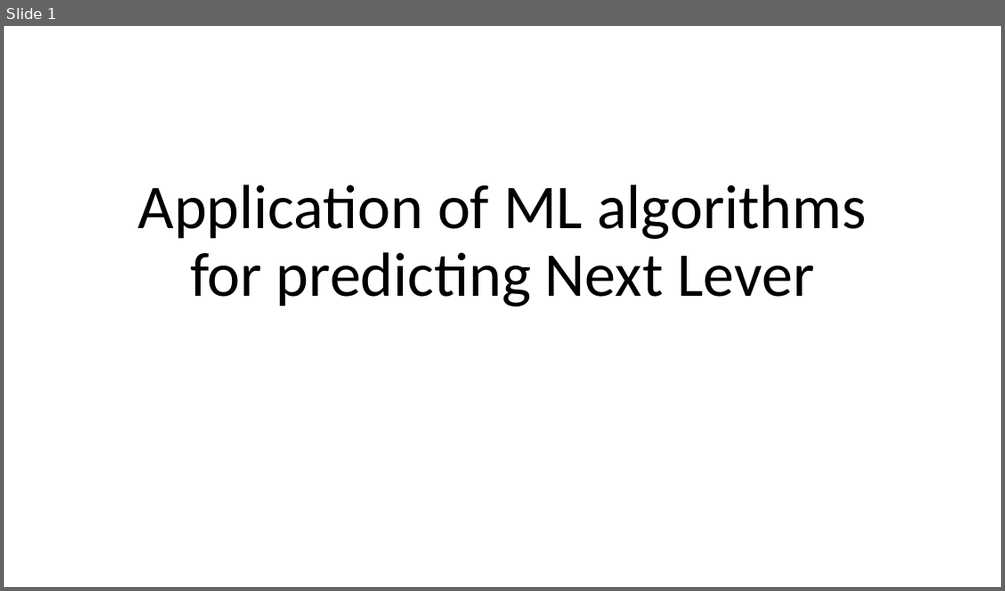
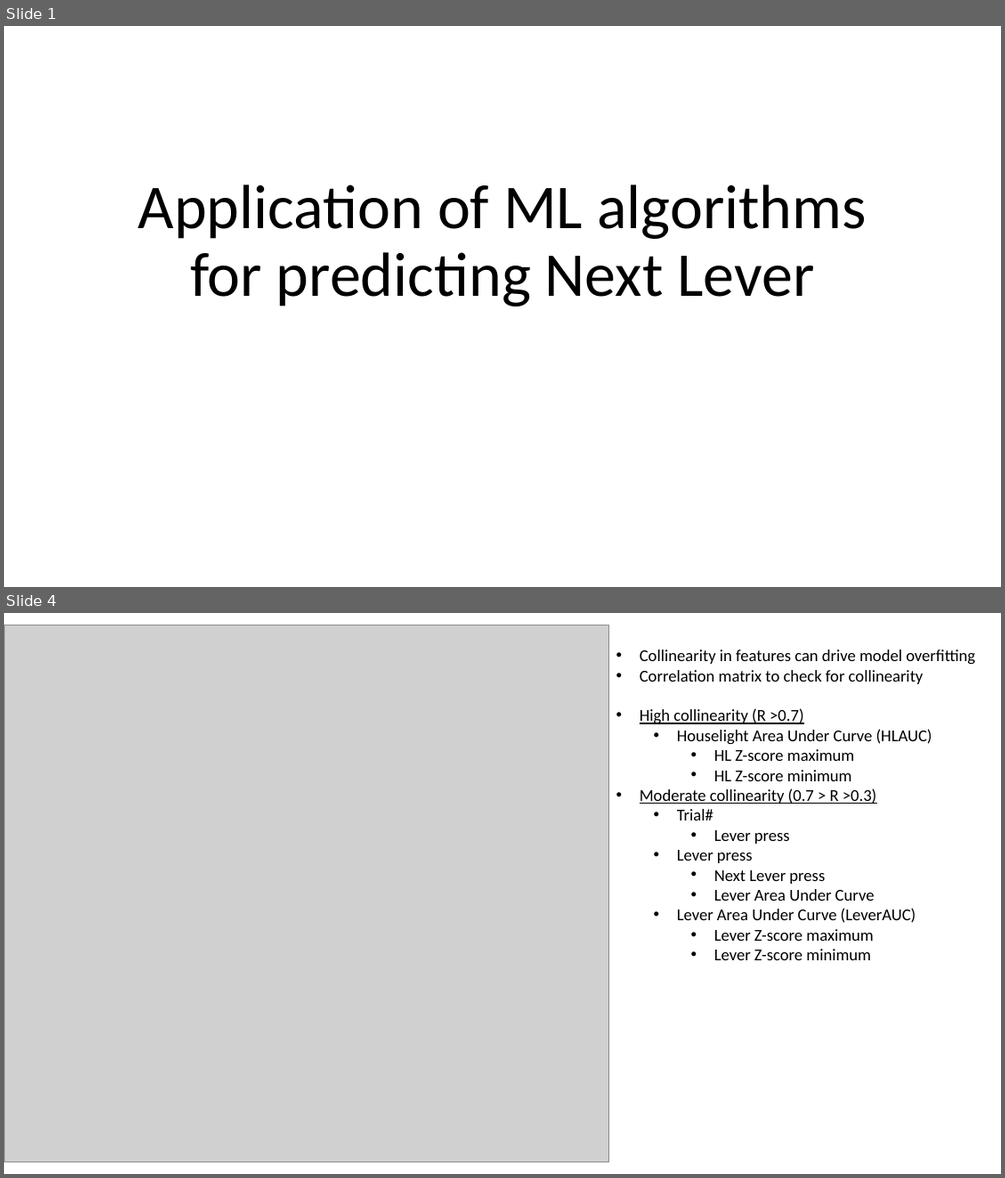
Before and after one commit to wonnpyon/ML-For-Beginners, a slide deck: PhotometryML.pptx. Shown one above the other, each under a label of ours: slide 1 before the commit, slides 1 and 4 after it; the slides between them are not shown. The pictures are 1005x591 and 1005x1178 pixels, drawn with LibreOffice and Linux fonts; fonts in the diff are those of the drawing; grey boxes stand for pictures. Boxes give left, top, right and bottom in pixels: in the first picture for what was removed or moved away, otherwise in the second. Text is boxed around its words. In the diff, an @@ line names an element or a change of style, - is before the commit and + after.

Commit message:
Prediction of lever pressed based on signal

```diff
--- a/PhotometryML.pptx
+++ b/PhotometryML.pptx
@@ slide 4 added at box(4, 613, 1001, 1174), background #FFFFFF @@
@@ picture added at box(4, 625, 609, 1162) @@
@@ text added at box(639, 649, 975, 960), 16 pt, text #000000 @@
+• Collinearity in features can drive model overfitting
+• Correlation matrix to check for collinearity
+• High collinearity (R >0.7)
+  • Houselight Area Under Curve (HLAUC)
+    • HL Z-score maximum
+    • HL Z-score minimum
+• Moderate collinearity (0.7 > R >0.3)
+  • Trial#
+    • Lever press
+  • Lever press
+    • Next Lever press
+    • Lever Area Under Curve
+  • Lever Area Under Curve (LeverAUC)
+    • Lever Z-score maximum
+    • Lever Z-score minimum
```
Also in this commit, not shown: 5 slides changed, 2 other slides added, 4 other files.
